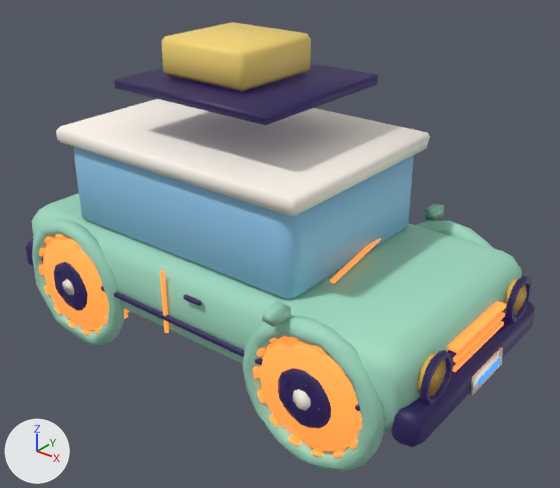
Before and after pictures for a commit that changed the glTF model public/models/lod/car_b.glb.
Both versions are drawn from a 50 mm lens placed at (3.49, -4.13, 3.39), pointed at (0.2, -0.01, 0.84). The axes (+X, +Y, +Z) are drawn at lower left. The lights are the same throughout. The picture after the commit comes second. Where no turn or scale is listed for an object, it has been applied to the vertices. Vertices at exactly the same position are counted once.

Names of what the first picture shows: 'car_b'.
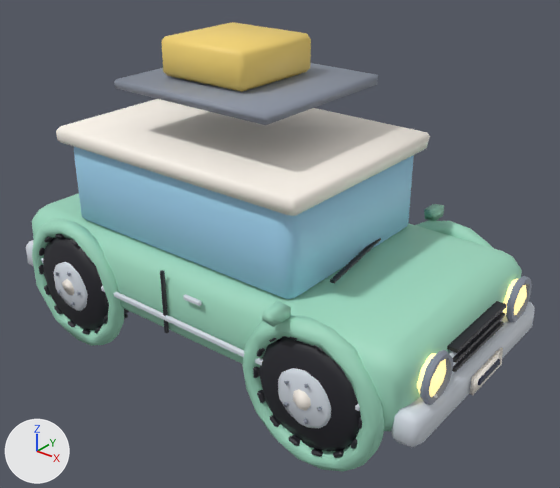
Patch to the scene script:
```diff
--- a/public/models/lod/car_b.glb.py
+++ b/public/models/lod/car_b.glb.py
@@ me_car_b_003 @@
 me_car_b_003.from_pydata(...)  # 3100 vertices, 5732 faces; spans x -1.94..1.94, y -1.06..1.06, z -1.23..1.23
 # used by ob_car_b; location = (0.0, 0.0, 1.109)
+# me_car_b_003 part 1
+# 59 vertices are removed from x -1.29..1.31, y -1.02..1.01, z -0.84..-0.54
+# 183 faces are deleted
+# 21 vertices move within x -1.54..1.3, y -0.98..0.99, z -1.1..-0.35
+# 63 vertices are added at x -1.28..1.31, y -1.01..1.02, z -0.84..-0.54
+# 187 new faces join them
+# me_car_b_003 part 2: 5537 kept faces spanning x -1.94..1.94, y -1.06..1.06, z -1.23..1.23 get new texture (UV) coordinates
 me_car_b_003.materials.append(mat_toy)
```

Pixel boxes (x1, y1, x2, y2) of what changed, in the pictures (560 x 488 px; the box of a moved part takes in the faces that stretch with it):
part 1 of me_car_b_003, moved or reshaped: before (46, 255, 322, 423); after (46, 255, 322, 424)
part 2 of me_car_b_003, surface changed: (26, 56, 535, 463) in both
